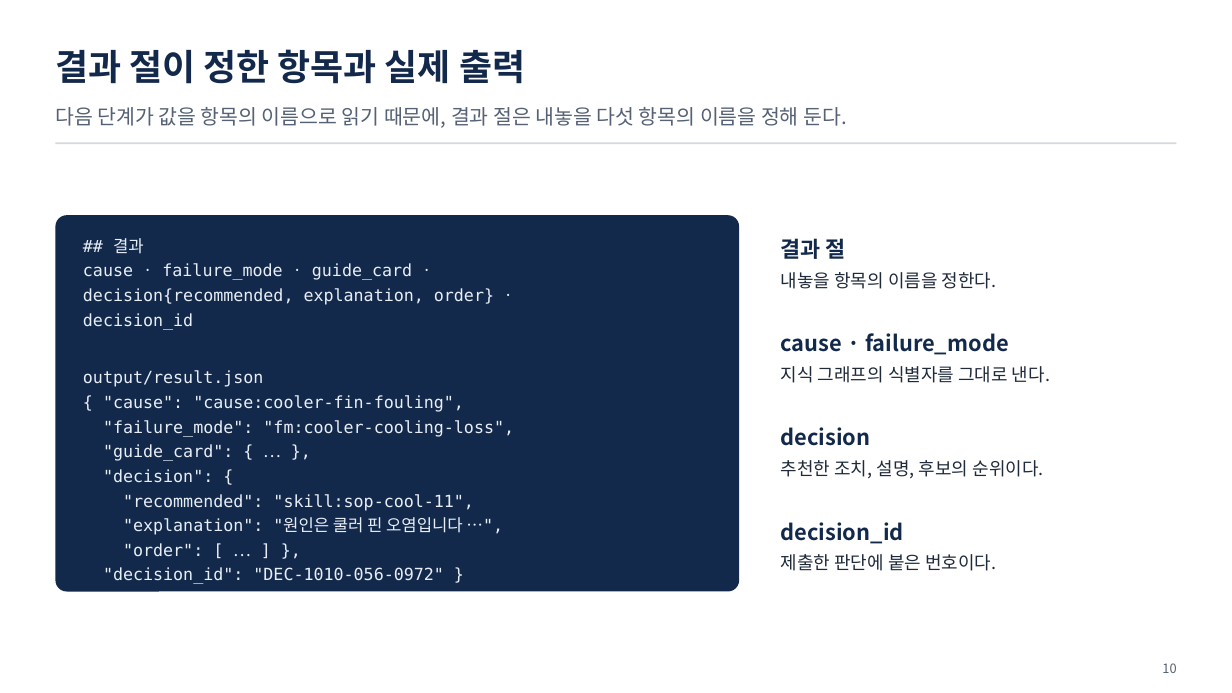
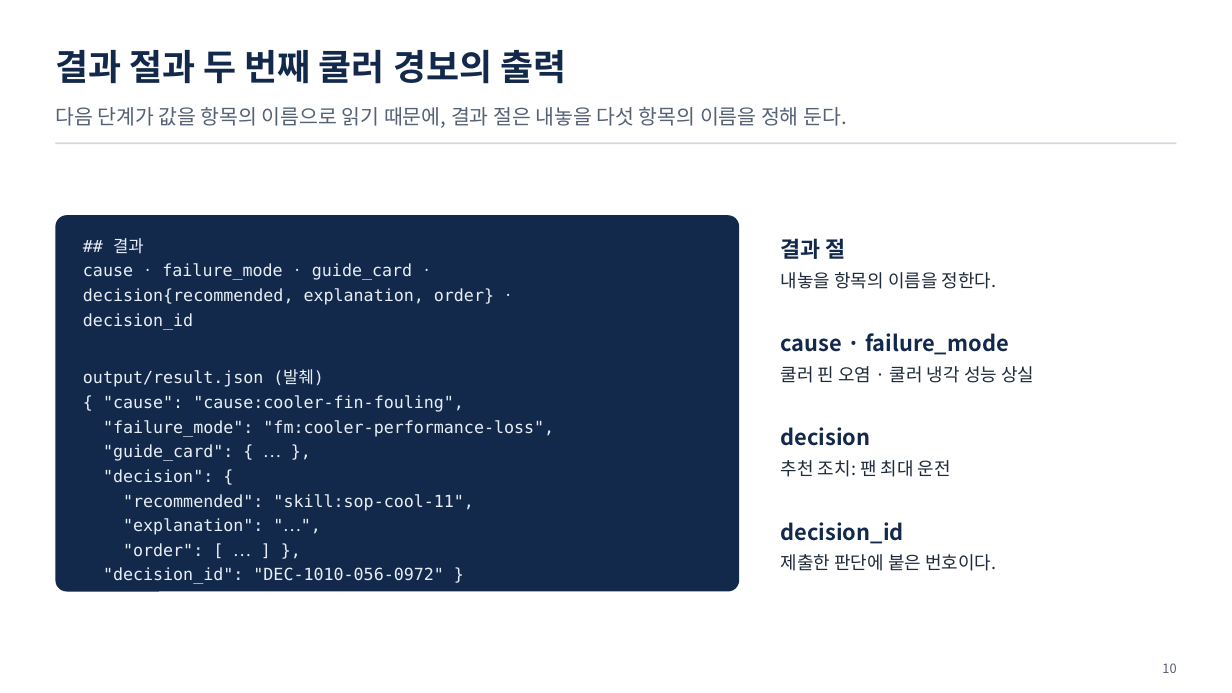
Before and after one commit to uengine-oss/hyd-iot-edu, a slide deck: slide 10 of workspace/강의제작/산출물/통합반/이론_오프라인/06회차/통합반_오프라인_06회차.pptx. Drawn at 1232x693 pixels with LibreOffice and Linux fonts; fonts in the diff are those of the drawing. Boxes give left, top, right and bottom in pixels: in the first picture for what was removed or moved away, otherwise in the second. Text is boxed around its words. In the diff, an @@ line names an element or a change of style, - is before the commit and + after.

Commit message:
통합반 현장 6회차 4~10장 스킬 원문의 보류 조건과 실제 추천 결과·제출 번호를 비교하는 화면과 현장 질문을 검증한다

```diff
--- a/workspace/강의제작/산출물/통합반/이론_오프라인/06회차/통합반_오프라인_06회차.pptx
+++ b/workspace/강의제작/산출물/통합반/이론_오프라인/06회차/통합반_오프라인_06회차.pptx
@@ text at (55, 50, 566, 84): text changed @@
-결과 절이 정한 항목과 실제 출력
+결과 절과 두 번째 쿨러 경보의 출력
@@ text at (83, 369, 323, 387): text changed @@
-output/result.json
+output/result.json (발췌)
@@ text at (781, 366, 1034, 383): text changed @@
-지식 그래프의 식별자를 그대로 낸다.
+쿨러 핀 오염 · 쿨러 냉각 성능 상실
@@ text at (103, 420, 554, 437): text changed @@
-"failure_mode": "fm:cooler-cooling-loss",
+"failure_mode": "fm:cooler-performance-loss",
@@ text at (781, 460, 951, 477): text changed @@
-추천한 조치, 설명, 후보의 순위이다.
+추천 조치: 팬 최대 운전
@@ text at (123, 518, 263, 535): text changed @@
-"explanation": "원인은 쿨러 핀 오염입니다 …",
+"explanation": "…",
```
Also in this commit, not shown: 5 other slides changed, 10 other files.
